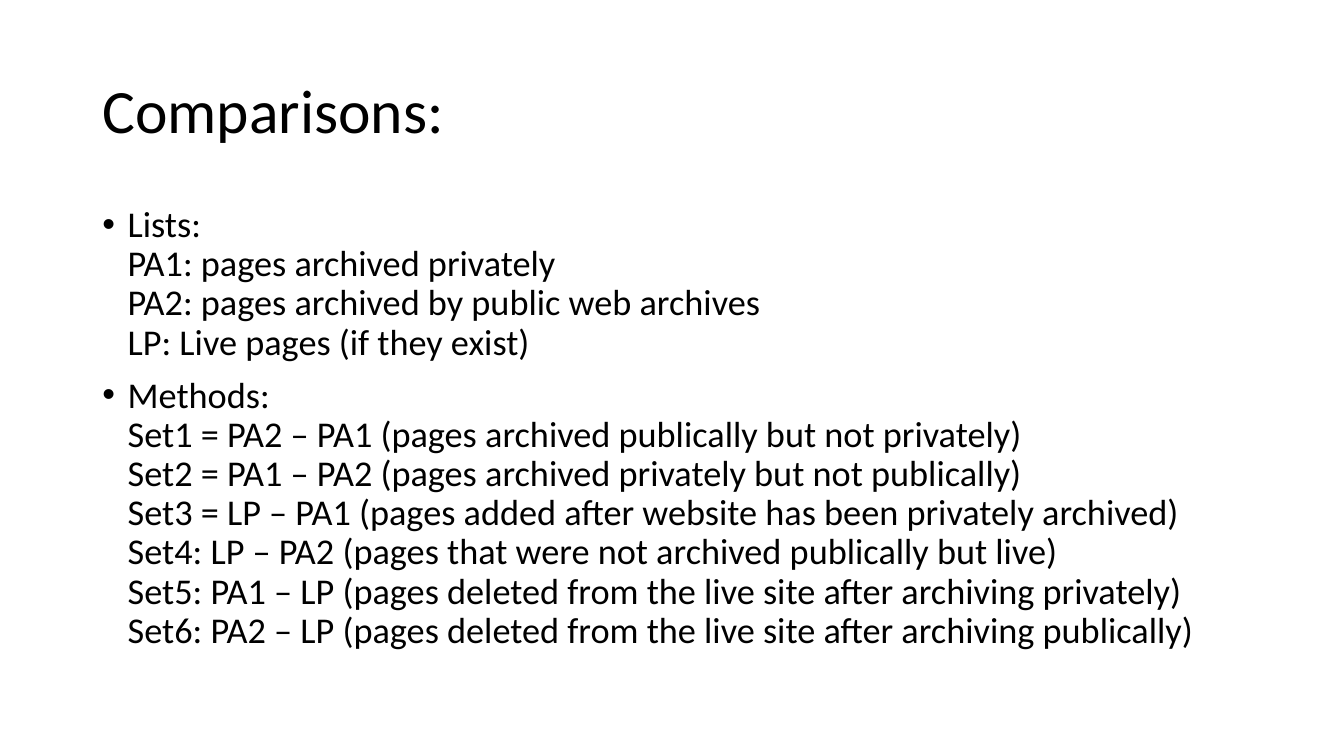
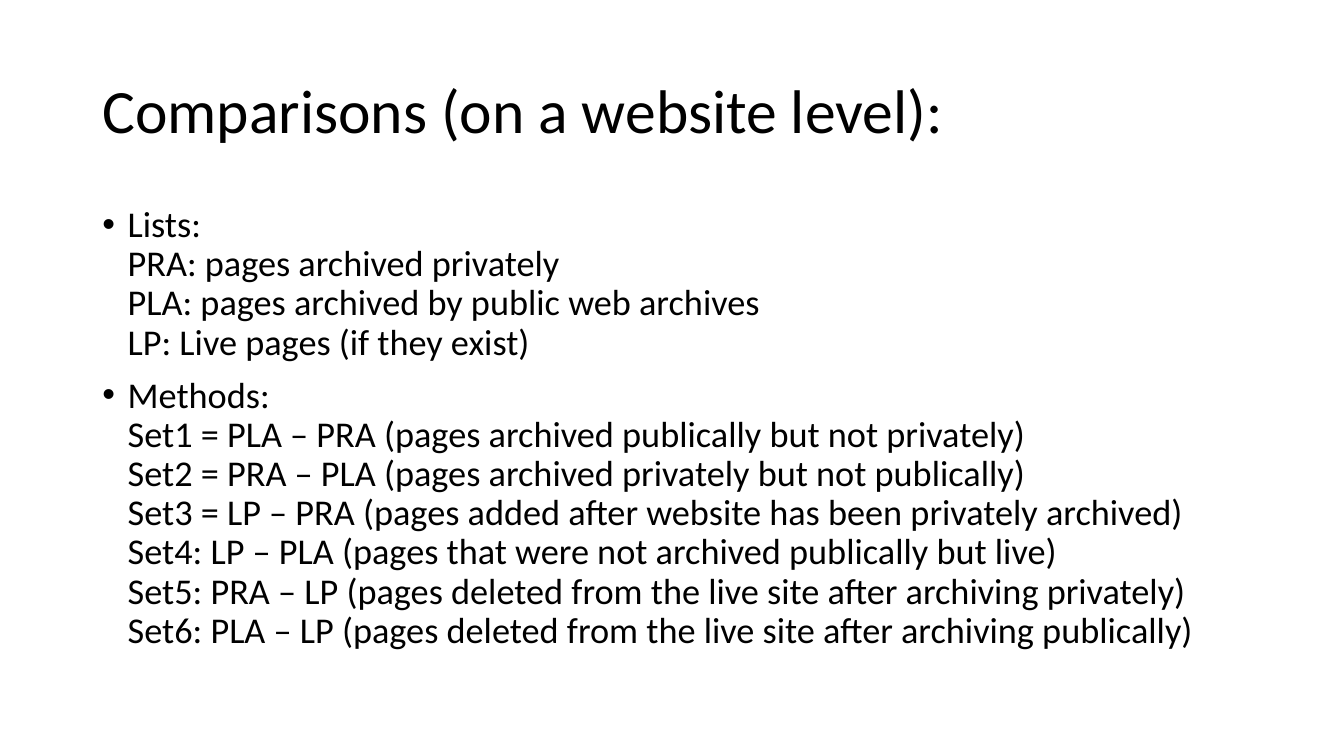
Before and after one commit to HussamHallak/3rdPartyArchving, a slide deck: slide 4 of private-archiving.pptx. Drawn at 1344x756 pixels with LibreOffice and Linux fonts; fonts in the diff are those of the drawing. Boxes give left, top, right and bottom in pixels: in the first picture for what was removed or moved away, otherwise in the second. Text is boxed around its words. In the diff, an @@ line names an element or a change of style, - is before the commit and + after.

```diff
--- a/private-archiving.pptx
+++ b/private-archiving.pptx
@@ title at (102,88,943,143): text changed @@
-Comparisons:
+Comparisons (on a website level):
@@ text at (128,212,1192,650): text changed @@
-• Lists:
-  PA1: pages archived privately
-  PA2: pages archived by public web archives
-  LP: Live pages (if they exist)
-• Methods:
-  Set1 = PA2 – PA1 (pages archived publically but not privately)
-  Set2 = PA1 – PA2 (pages archived privately but not publically)
-  Set3 = LP – PA1 (pages added after website has been privately archived)
-  Set4: LP – PA2 (pages that were not archived publically but live)
-  Set5: PA1 – LP (pages deleted from the live site after archiving privately)
-  Set6: PA2 – LP (pages deleted from the live site after archiving publically)
+• Lists:
+  PRA: pages archived privately
+  PLA: pages archived by public web archives
+  LP: Live pages (if they exist)
+• Methods:
+  Set1 = PLA – PRA (pages archived publically but not privately)
+  Set2 = PRA – PLA (pages archived privately but not publically)
+  Set3 = LP – PRA (pages added after website has been privately archived)
+  Set4: LP – PLA (pages that were not archived publically but live)
+  Set5: PRA – LP (pages deleted from the live site after archiving privately)
+  Set6: PLA – LP (pages deleted from the live site after archiving publically)
```
Also in this commit, not shown: 2 other slides changed, 2 slides added.
